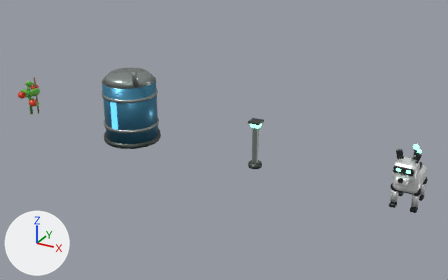
Two versions of the Blender file web/3d/modelos/huerto.blend, one commit apart.
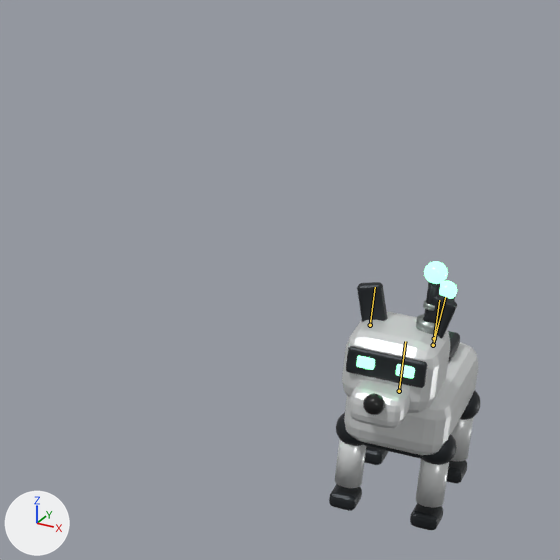
Old and new are each drawn from a camera (50 mm lens) standing at (15.21, -6.7, 3.63) and looking at (12.09, -1.02, 0.79) and again close up on the part from 68% to 100% of the width and 28% to 79% of the height. Arrows for +X, +Y and +Z are at lower left; the lights stay in place. The older version's two pictures come first. The bones that change are drawn over the model as lines in the close-ups.

Objects in the first close-up: 'k_antena', 'k_antena_aro', 'k_antena_base', 'k_antena_luz', 'k_cola_luz', 'k_craneo', 'k_hocico', 'k_nariz', 'k_ojo0', 'k_ojo1', 'k_oreja_d', 'k_oreja_i', 'k_pata_dd_muslo', 'k_pata_dd_pie', 'k_pata_di_muslo', 'k_pata_di_pie', 'k_pata_ti_muslo', 'k_torso', 'k_visor' and 7 more.
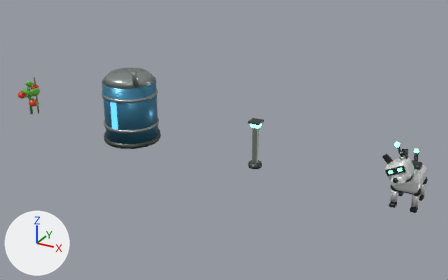
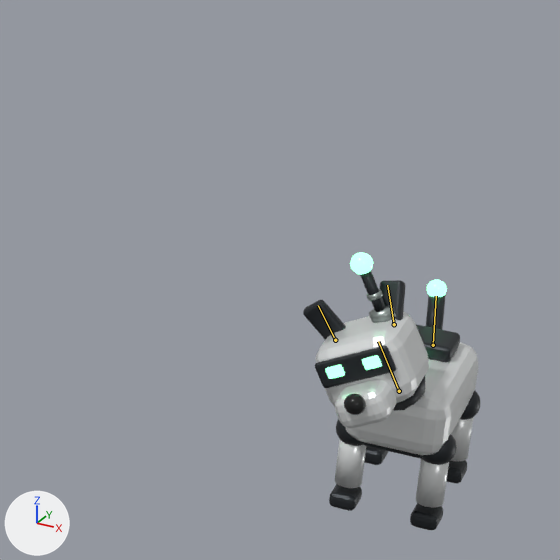
The newer file adds an action. The first version stands in its rest pose; the second is drawn at frame 12 of the action 'confundida'.

Changed parts and their boxes (x1, y1, x2, y2) in the close-ups (560 x 560 px):
```json
{"object": "k_craneo", "change": "posed", "before": [342, 311, 451, 413], "after": [316, 312, 429, 407], "on screen": "7% shorter"}
{"object": "k_hocico", "change": "posed", "before": [349, 380, 410, 428], "after": [335, 380, 397, 428]}
{"object": "k_visor", "change": "posed", "before": [346, 346, 427, 388], "after": [315, 346, 396, 388]}
{"object": "k_oreja_d", "change": "posed", "before": [357, 282, 387, 322], "after": [303, 300, 346, 340], "on screen": "42% wider"}
{"object": "k_oreja_i", "change": "posed", "before": [423, 294, 457, 339], "after": [379, 280, 405, 320]}
{"object": "k_antena_luz", "change": "posed", "before": [424, 261, 448, 284], "after": [350, 252, 373, 275]}
{"object": "k_nariz", "change": "posed", "before": [363, 393, 385, 415], "after": [344, 393, 366, 415]}
{"object": "k_antena", "change": "posed", "before": [424, 282, 440, 315], "after": [360, 271, 386, 312]}
{"object": "k_antena_base", "change": "posed", "before": [416, 314, 439, 334], "after": [369, 305, 396, 323]}
{"object": "k_cola_luz", "change": "posed", "before": [439, 281, 457, 299], "after": [427, 279, 447, 297]}
{"object": "k_ojo0", "change": "posed", "before": [356, 356, 375, 370], "after": [325, 365, 345, 379]}
{"object": "k_antena_aro", "change": "posed", "before": [423, 300, 435, 311], "after": [367, 289, 383, 301]}
{"bone": "cabeza", "before": "(399, 391) to (405, 341)", "after": "(399, 391) to (378, 341)"}
{"bone": "oreja_i", "before": "(434, 338) to (439, 300)", "after": "(394, 324) to (387, 285)"}
{"bone": "oreja_d", "before": "(370, 325) to (375, 287)", "after": "(335, 340) to (318, 305)"}
{"bone": "cola", "before": "(433, 345) to (445, 297)", "after": "(433, 345) to (436, 296)"}
```

Edits to the scene script, one JSON object a line:
```json
{"block": "bone_cabeza", "where": "bone_cabeza = bpy.data.objects['Kyra'].pose.bones['cabeza']  # child of 'cuerpo'"}
{"op": "set", "path": "bone_cabeza.rotation_euler", "old": "(0.0, 0.0, 0.0)", "new": "(0.0, 0.0, 0.489)", "note": "degrees (0, 0, 0) -> degrees (0, 0, 28)"}
{"block": "bone_oreja_i", "where": "bone_oreja_i = bpy.data.objects['Kyra'].pose.bones['oreja_i']  # child of 'cabeza'"}
{"op": "set", "path": "bone_oreja_i.rotation_euler", "old": "(0.0, 0.0, 0.0)", "new": "(-0.611, 0.0, 0.0)", "note": "degrees (0, 0, 0) -> degrees (-35, 0, 0)"}
{"block": "bone_oreja_d", "where": "bone_oreja_d = bpy.data.objects['Kyra'].pose.bones['oreja_d']  # child of 'cabeza'"}
{"op": "set", "path": "bone_oreja_d.rotation_euler", "old": "(0.0, 0.0, 0.0)", "new": "(0.175, 0.0, 0.0)", "note": "degrees (0, 0, 0) -> degrees (10, 0, 0)"}
{"block": "bone_cola", "where": "bone_cola = bpy.data.objects['Kyra'].pose.bones['cola']  # child of 'cuerpo'"}
{"op": "set", "path": "bone_cola.rotation_euler", "old": "(0.0, 0.0, 0.0)", "new": "(0.0, 0.0, 0.175)", "note": "degrees (0, 0, 0) -> degrees (0, 0, 10)"}
```
